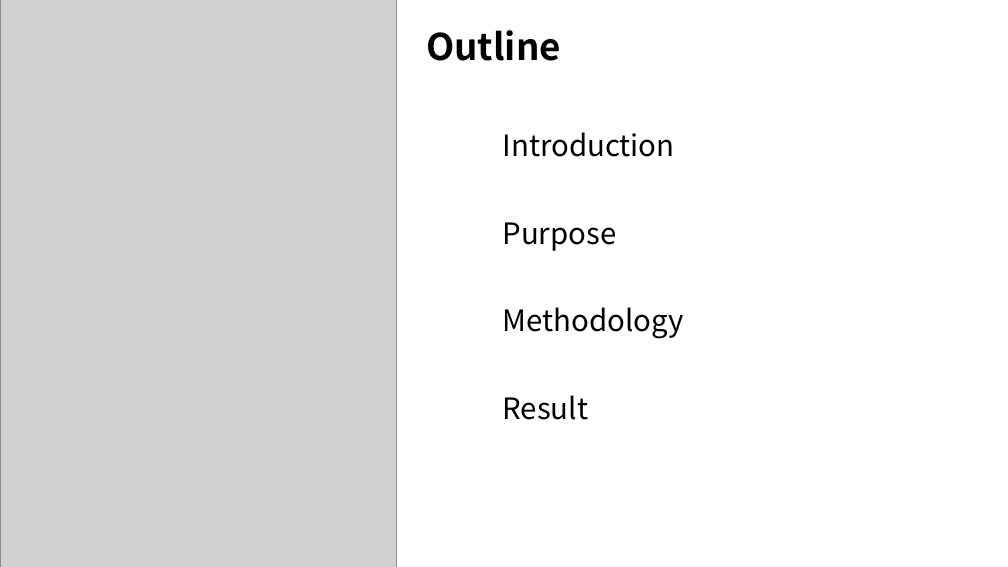
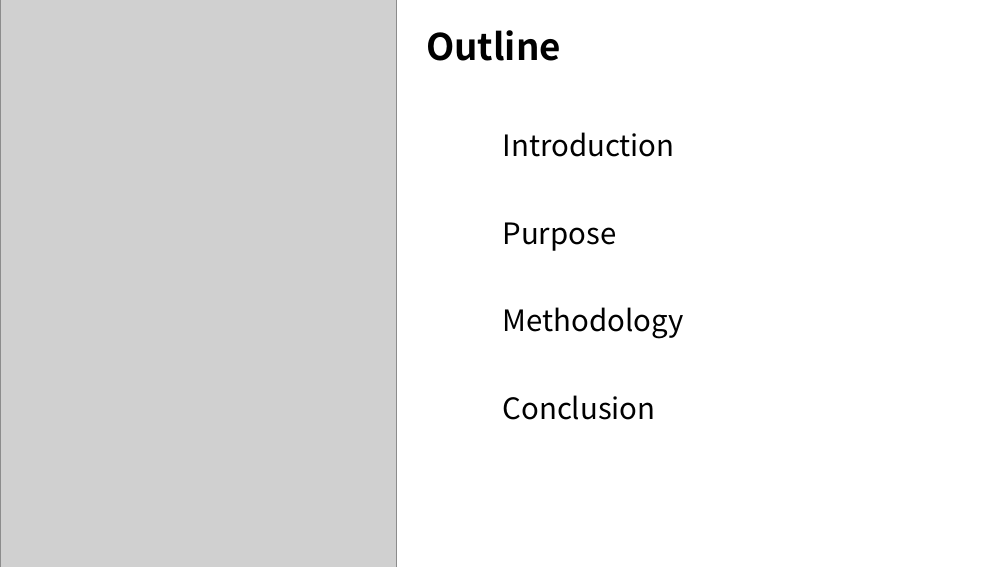
Before and after one commit to xvhhvx/EESM5900V_Project, a slide deck: slide 2 of Project_Presentation.pptx. Drawn at 1008x567 pixels with LibreOffice and Linux fonts; fonts in the diff are those of the drawing; grey boxes stand for pictures. Boxes give left, top, right and bottom in pixels: in the first picture for what was removed or moved away, otherwise in the second. Text is boxed around its words. In the diff, an @@ line names an element or a change of style, - is before the commit and + after.

```diff
--- a/Project_Presentation.pptx
+++ b/Project_Presentation.pptx
@@ text at [503,395,656,420]: text changed @@
-Result
+Conclusion
```
Also in this commit, not shown: 6 other slides changed, 4 slides added, 2 slides removed.
